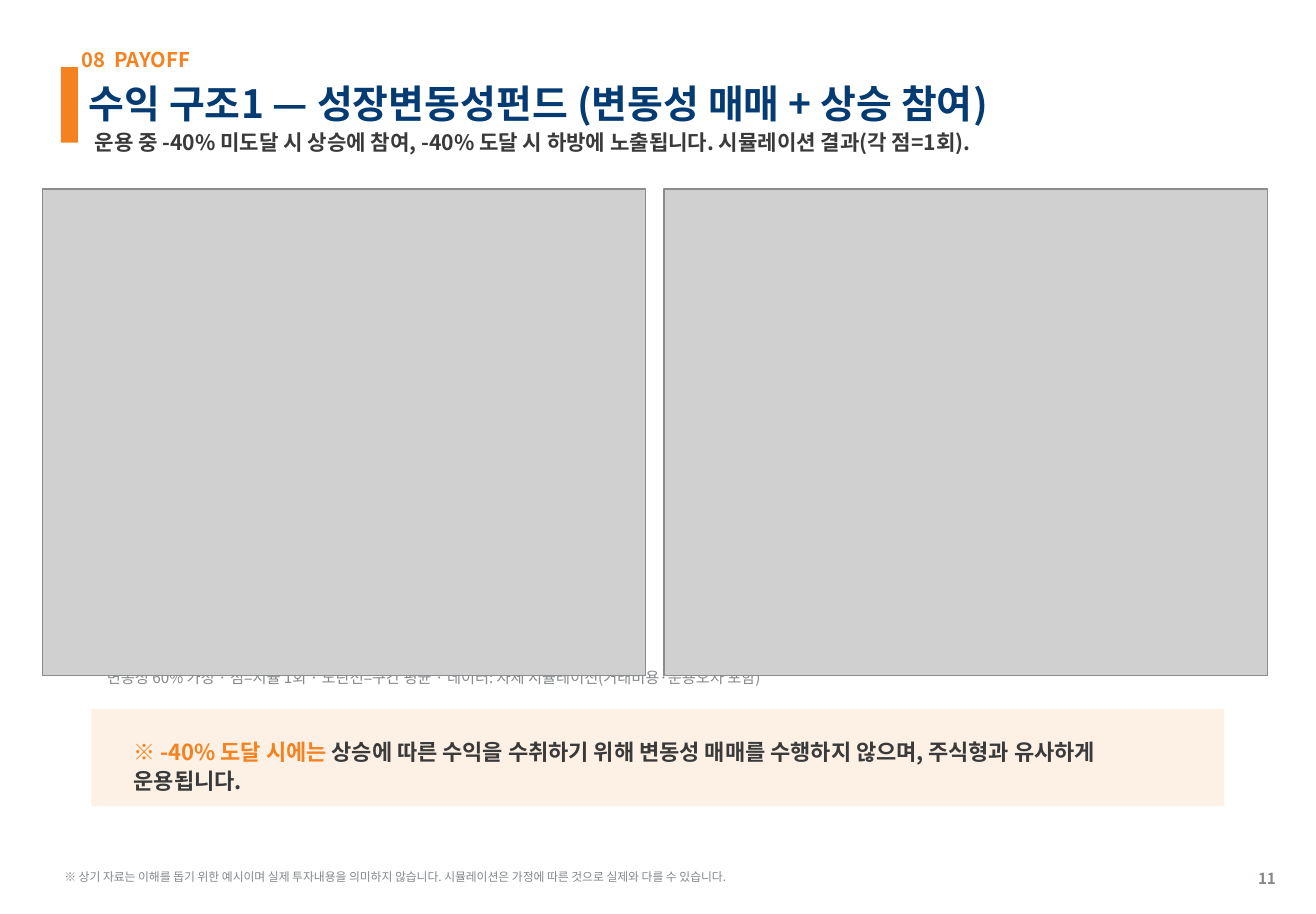
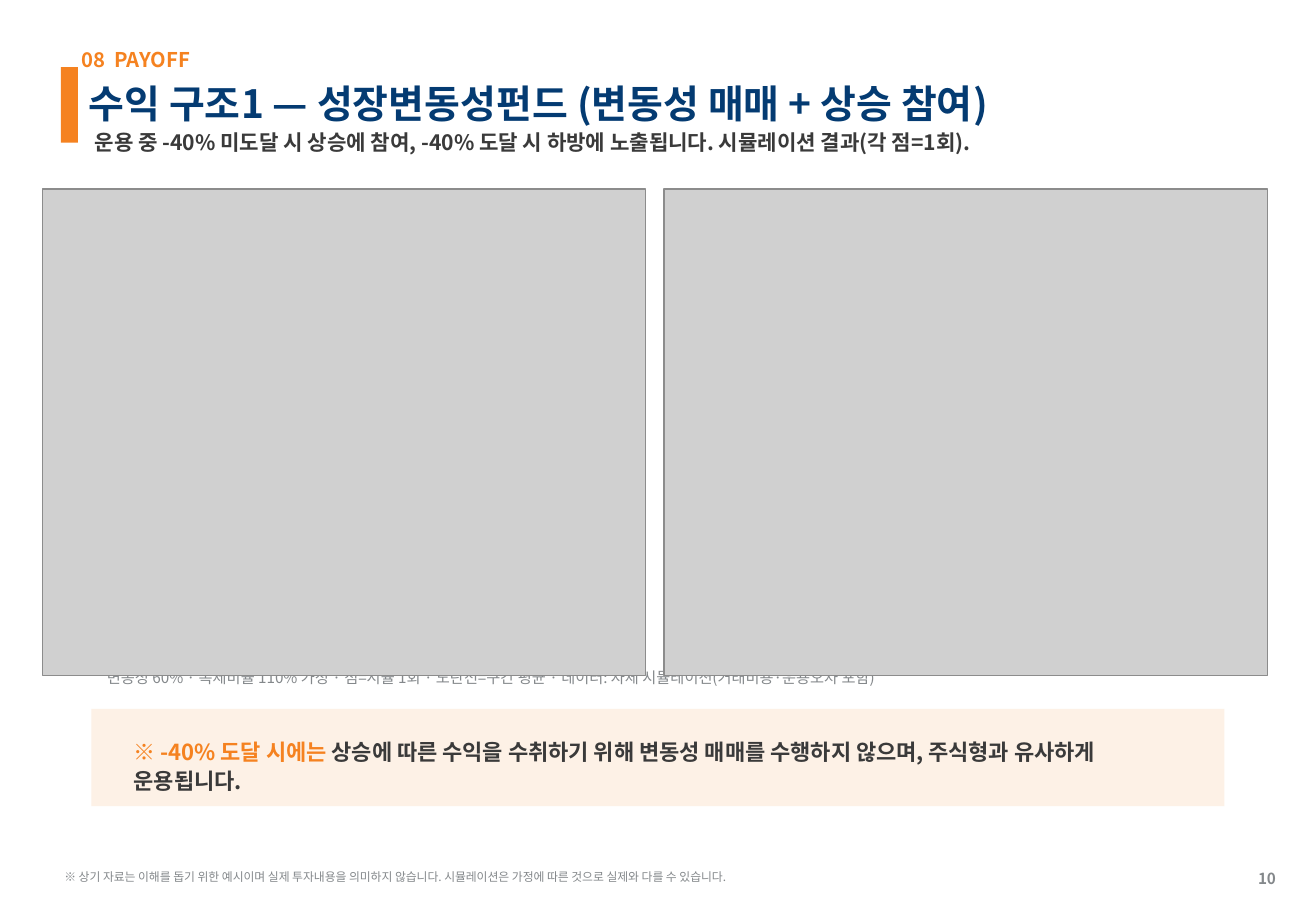
Before and after one commit to gamer383-bit/Volatility-Fund, a slide deck: slide 10 of 제안서/변동성하베스트펀드_AITop2_v1_20260715.pptx (slide 12 before the commit). Drawn at 1316x914 pixels with LibreOffice and Linux fonts; fonts in the diff are those of the drawing; grey boxes stand for pictures. Boxes give left, top, right and bottom in pixels: in the first picture for what was removed or moved away, otherwise in the second. Text is boxed around its words. In the diff, an @@ line names an element or a change of style, - is before the commit and + after.

```diff
--- a/제안서/변동성하베스트펀드_AITop2_v1_20260715.pptx
+++ b/제안서/변동성하베스트펀드_AITop2_v1_20260715.pptx
@@ text at bbox=[107, 668, 875, 688]: text changed @@
-변동성 60% 가정 · 점=시뮬 1회 · 노란선=구간 평균 · 데이터: 자체 시뮬레이션(거래비용·운용오차 포함)
+변동성 60% · 복제비율 110% 가정 · 점=시뮬 1회 · 노란선=구간 평균 · 데이터: 자체 시뮬레이션(거래비용·운용오차 포함)
@@ text at bbox=[1258, 872, 1276, 884]: text changed @@
-11
+10
```
Also in this commit, not shown: 7 other slides changed, 6 other files.
